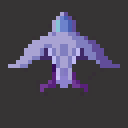
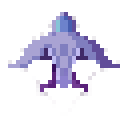
Before/after of a 128×128 layered artwork. What changed in the layer stack:
hid "Layer 0" over (0, 0, 128, 128)
